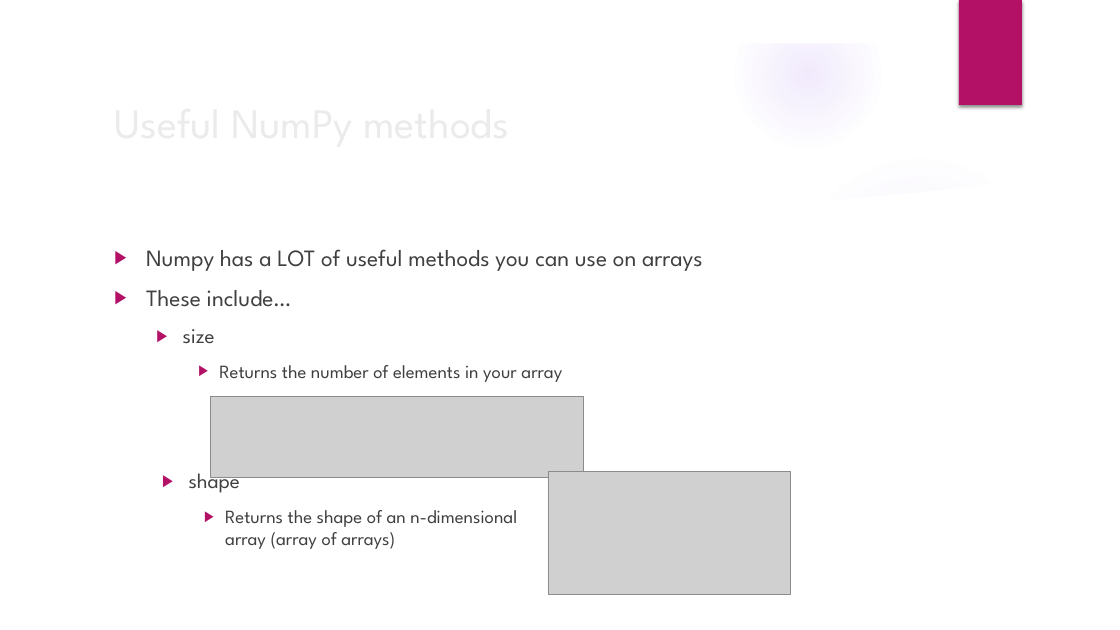
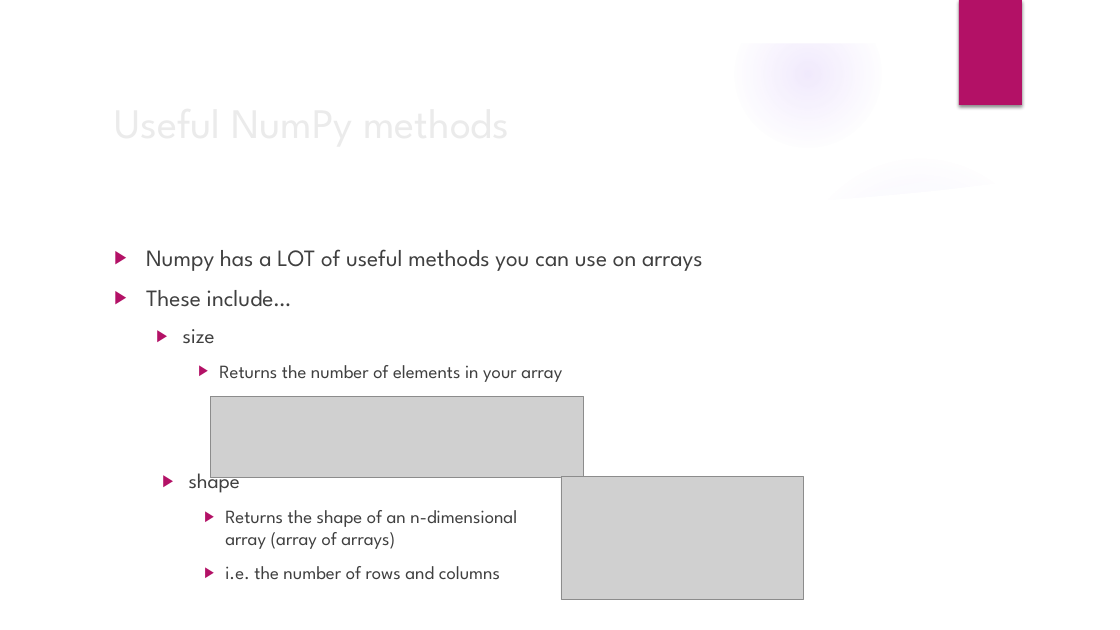
Before and after one commit to ameboileau/Intro-to-Python, a slide deck: slide 12 of PPTs/Week5.pptx. Drawn at 1120x630 pixels with LibreOffice and Linux fonts; fonts in the diff are those of the drawing; grey boxes stand for pictures; background and template pictures are left out. Boxes give left, top, right and bottom in pixels: in the first picture for what was removed or moved away, otherwise in the second. Text is boxed around its words. In the diff, an @@ line names an element or a change of style, - is before the commit and + after.

```diff
--- a/PPTs/Week5.pptx
+++ b/PPTs/Week5.pptx
@@ picture: place and size @@
-picture at [549,472,791,595]
+picture at [561,477,803,600]
@@ text at [225,566,500,579]: paragraph added @@
+    ▶ i.e. the number of rows and columns
```
Also in this commit, not shown: 4 other slides changed, 6 other files.
